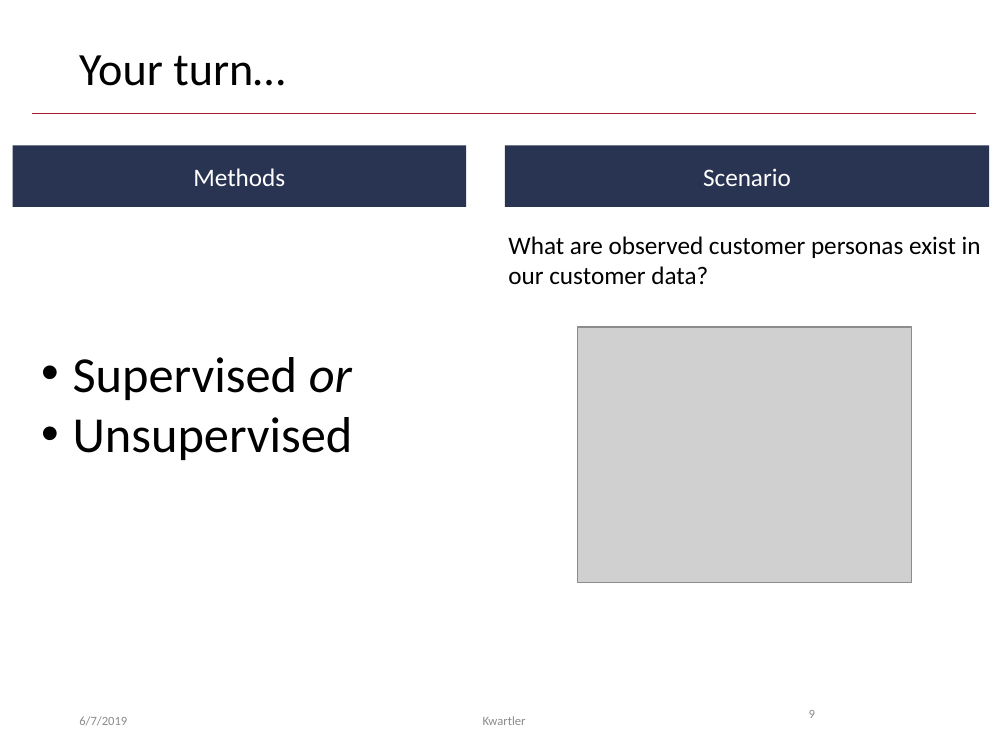
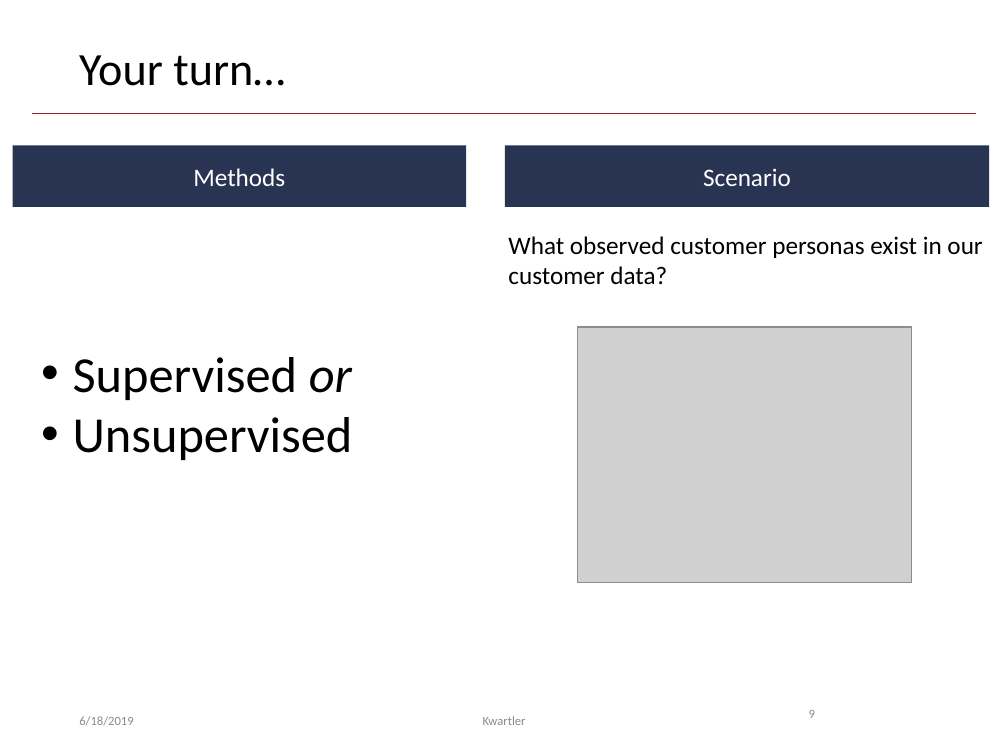
Before and after one commit to kwartler/GSERM_TextMining, a slide deck: slide 9 of C_Wednesday/GSERM_Wedsnesday_UnsupervisedApproaches.pptx. Drawn at 1008x756 pixels with LibreOffice and Linux fonts; fonts in the diff are those of the drawing; grey boxes stand for pictures; background and template pictures are left out. Boxes give left, top, right and bottom in pixels: in the first picture for what was removed or moved away, otherwise in the second. Text is boxed around its words. In the diff, an @@ line names an element or a change of style, - is before the commit and + after.

```diff
--- a/C_Wednesday/GSERM_Wedsnesday_UnsupervisedApproaches.pptx
+++ b/C_Wednesday/GSERM_Wedsnesday_UnsupervisedApproaches.pptx
@@ text at (x1=508, y1=236, x2=982, y2=285): text changed @@
-What are observed customer personas exist in our customer data?
+What observed customer personas exist in our customer data?
@@ text at (x1=79, y1=716, x2=133, y2=726): text changed @@
-6/7/2019
+6/18/2019
```
Also in this commit, not shown: 42 other slides changed, 1 other file.
